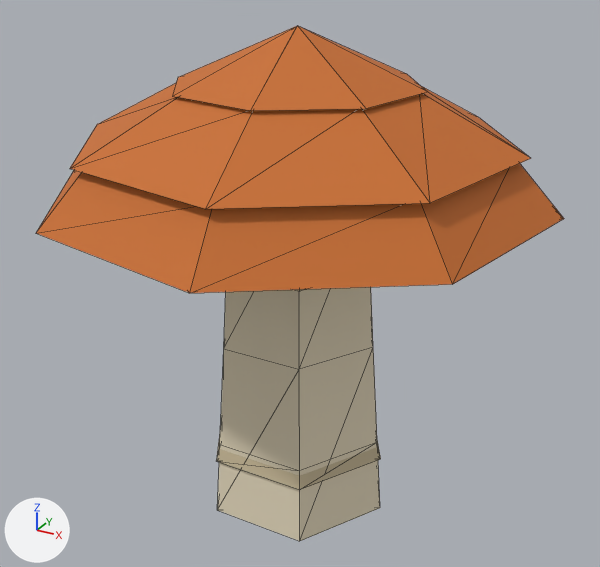
Before and after pictures for a commit that changed the glTF model assets/models/mushrooms/borowik.gltf.
Before and after are seen from a 50 mm camera at (0.446, -0.806, 0.693) aimed at (0.003, 0.0, 0.29). Arrows for +X, +Y and +Z are at lower left; the lights stay in place. The older version comes first. Mesh edges are drawn as thin lines.

In view in the first picture: 'cap_mid_1', 'cap_rim', 'cap_top', 'stem', 'stem_ring_0'.
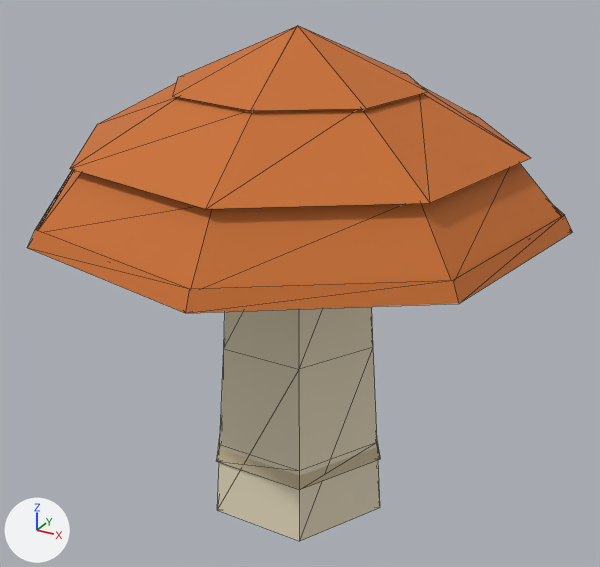
Pixel boxes [x1, y1, x2, y2] of what changed, in the pictures (600 x 567 px):
'cap_lip', added (orange): after [27, 169, 572, 313]

The edits, one by one:
Mesh me_cap_lip is new.
It has 16 vertices, 22 faces and spans x -0.3..0.3, y -0.3..0.3, z 0.389..0.407.
It uses material mat_mushroom (picture img_0).
Object 'cap_lip' (ob_cap_lip) is new; it shows me_cap_lip.
Its location is (0.0, 0.0, 0.0).
